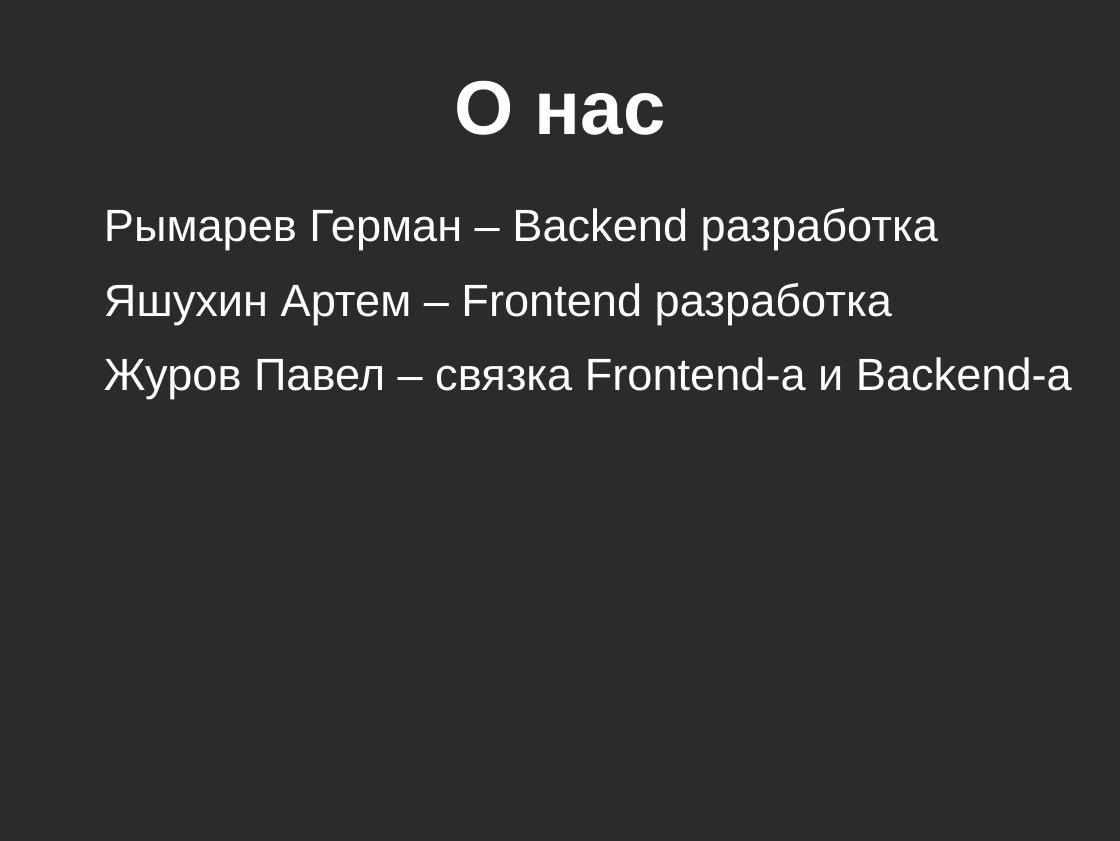
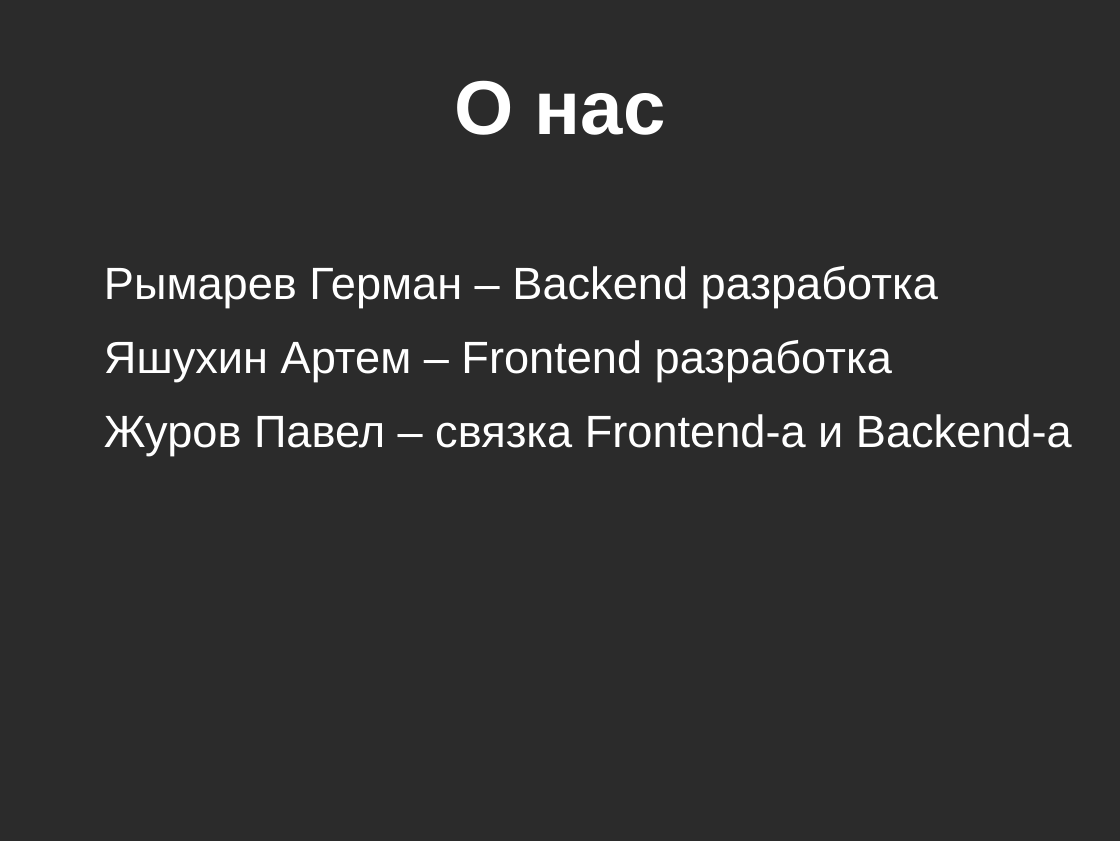
Before and after one commit to yashart/mipt_hunt, a slide deck: slide 2 of Infa-100.odp. Drawn at 1120x841 pixels with LibreOffice and Linux fonts; fonts in the diff are those of the drawing; background and template pictures are left out; a plain dark background stands for a picture behind light text. Boxes give left, top, right and bottom in pixels: in the first picture for what was removed or moved away, otherwise in the second. Text is boxed around its words. In the diff, an @@ line names an element or a change of style, - is before the commit and + after.

```diff
--- a/Infa-100.odp
+++ b/Infa-100.odp
@@ text "Рымарев Герман – Backend разработка": place and size @@
-text "Рымарев Герман – Backend разработка" at [104,208,1072,399]
+text "Рымарев Герман – Backend разработка" at [104,266,1072,456]
```
Also in this commit, not shown: 4 other slides changed.
